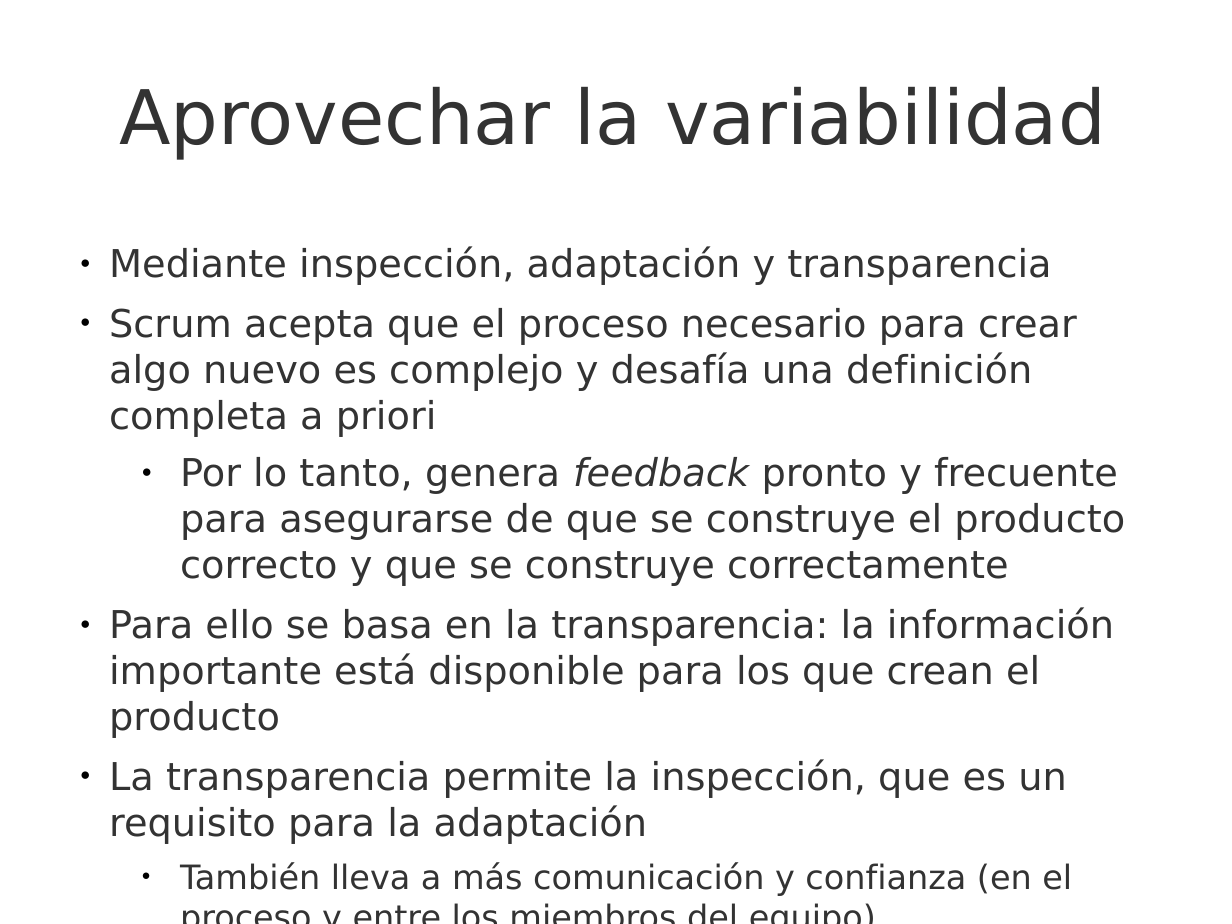
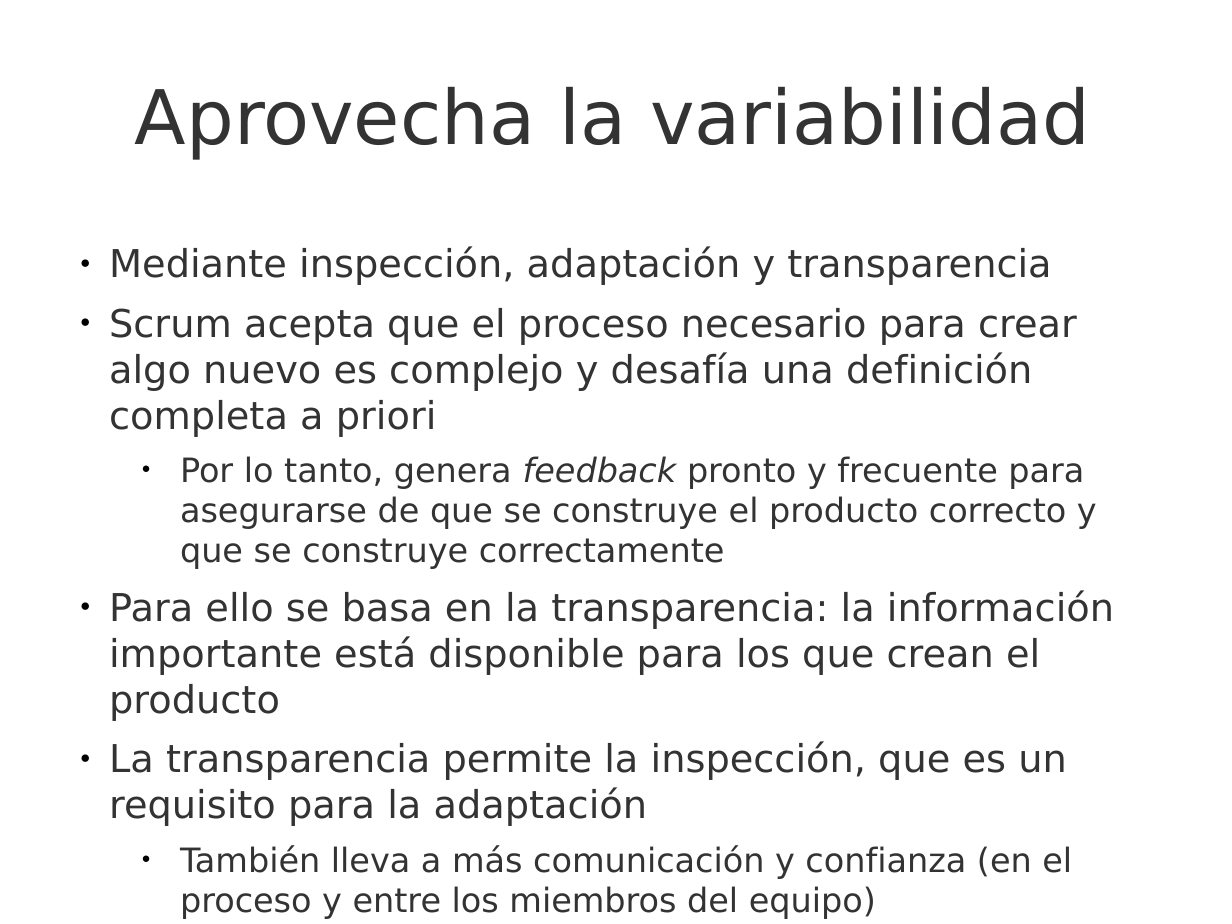
Before and after one commit to UNIZAR-30248-GeProSoft/scrum-slides, a slide deck: slide 17 of 7i_GPS-S02-Scrum-PrincipiosÁgiles.odp. Drawn at 1232x924 pixels with LibreOffice and Linux fonts; fonts in the diff are those of the drawing; background and template pictures are left out. Boxes give left, top, right and bottom in pixels: in the first picture for what was removed or moved away, otherwise in the second. Text is boxed around its words. In the diff, an @@ line names an element or a change of style, - is before the commit and + after.

```diff
--- a/7i_GPS-S02-Scrum-PrincipiosÁgiles.odp
+++ b/7i_GPS-S02-Scrum-PrincipiosÁgiles.odp
@@ title at bbox=[135, 86, 1090, 160]: text changed @@
-Aprovechar la variabilidad
+Aprovecha la variabilidad
@@ text at bbox=[180, 456, 1097, 569]: size 22.4 to 19.6 pt in "Por lo tanto, genera feedback pronto y ..." @@
@@ page number at bbox=[986, 885, 1232, 923]: size 12 to 24 pt; alignment centre to left @@
```
Also in this commit, not shown: 24 other slides changed, 1 slide added, 1 slide removed, 1 other file.
